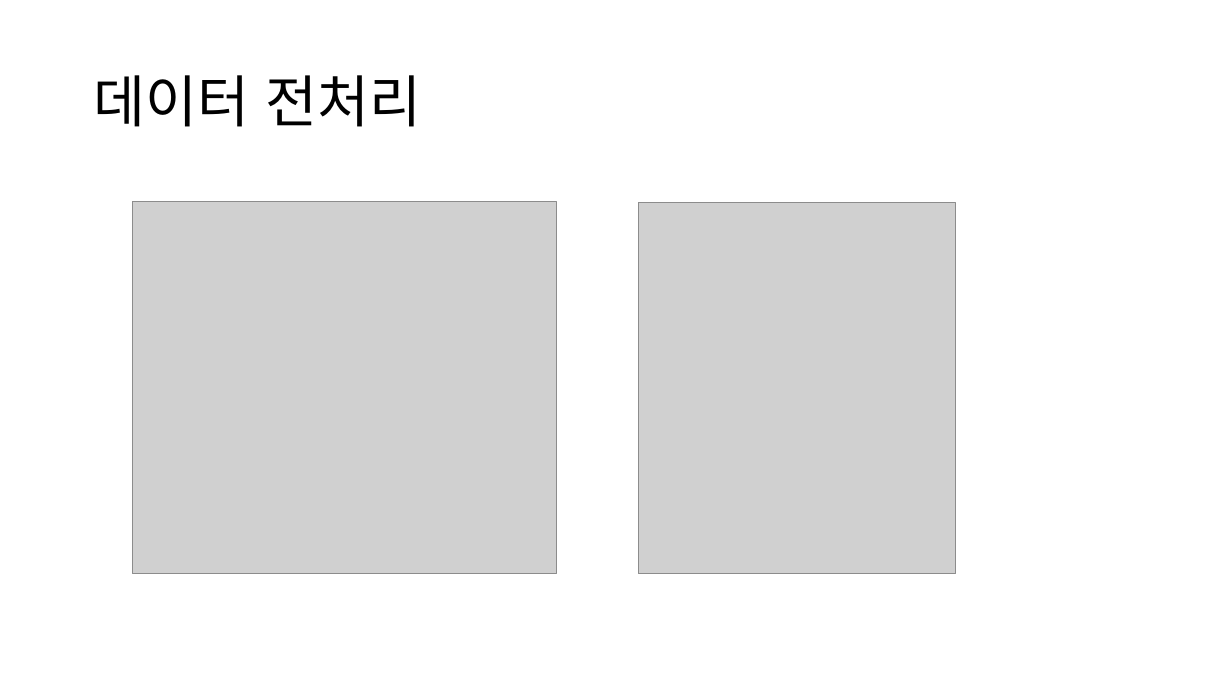
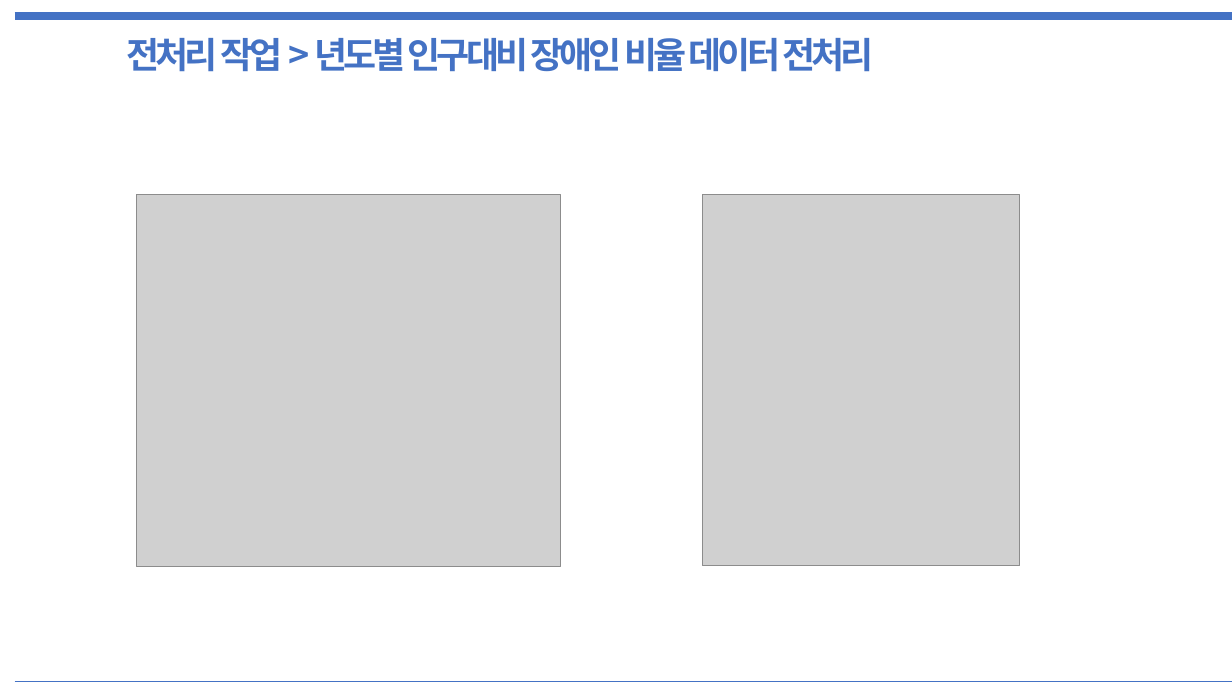
Before and after one commit to PaddingE/github_test, a slide deck: slide 9 of semi_project_data.pptx. Drawn at 1232x693 pixels with LibreOffice and Linux fonts; fonts in the diff are those of the drawing; grey boxes stand for pictures. Boxes give left, top, right and bottom in pixels: in the first picture for what was removed or moved away, otherwise in the second. Text is boxed around its words. In the diff, an @@ line names an element or a change of style, - is before the commit and + after.

```diff
--- a/semi_project_data.pptx
+++ b/semi_project_data.pptx
@@ line added from (15, 17) to (1232, 17), #4472C4 6 pt @@
@@ text added at box(127, 38, 873, 72), 28 pt, text #4472C4, bold @@
+전처리 작업 > 년도별 인구대비 장애인 비율 데이터 전처리
@@ title removed at box(94, 75, 422, 127) @@
-데이터 전처리
@@ picture: place and size @@
-picture at box(132, 202, 556, 575)
+picture at box(136, 195, 560, 567)
@@ picture: place and size @@
-picture at box(639, 202, 957, 574)
+picture at box(702, 195, 1020, 567)
@@ line added from (15, 681) to (1232, 681), #4472C4 0.25 pt @@
```
Also in this commit, not shown: 14 other slides changed, 5 slides added, 4 slides removed.
